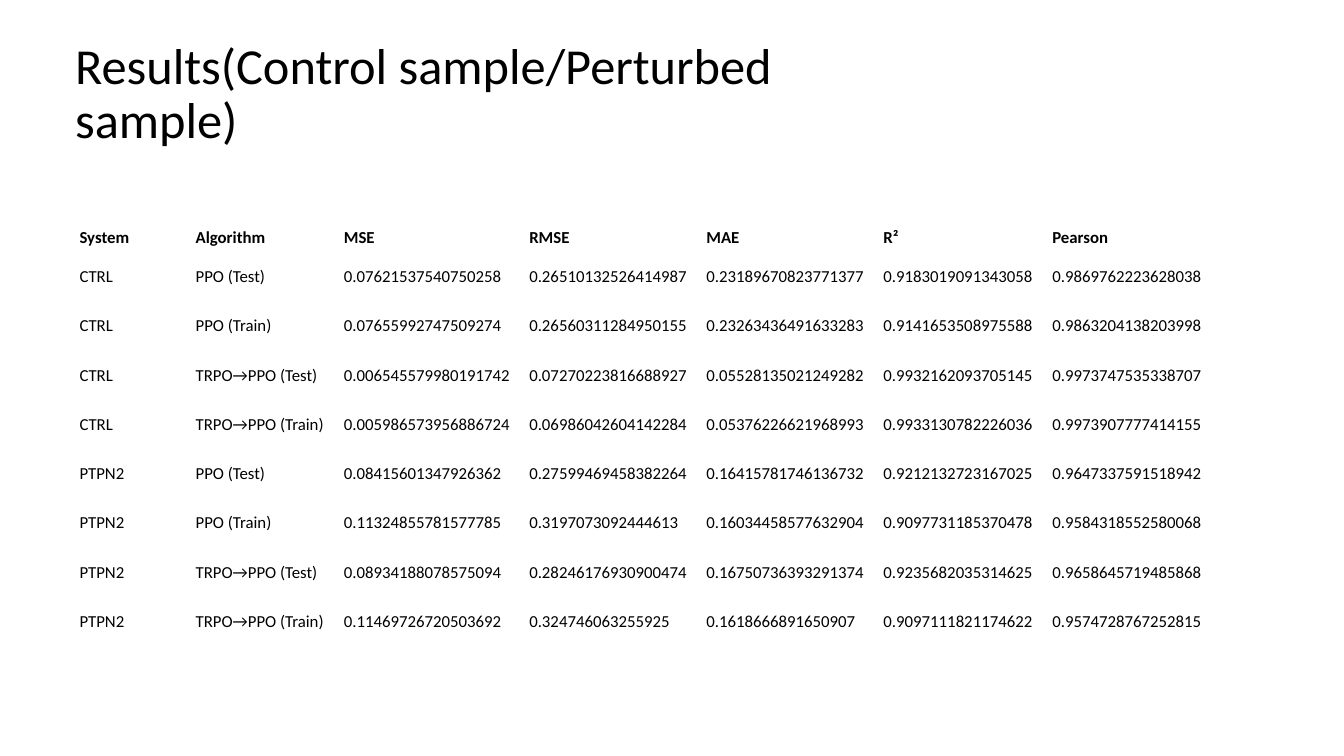
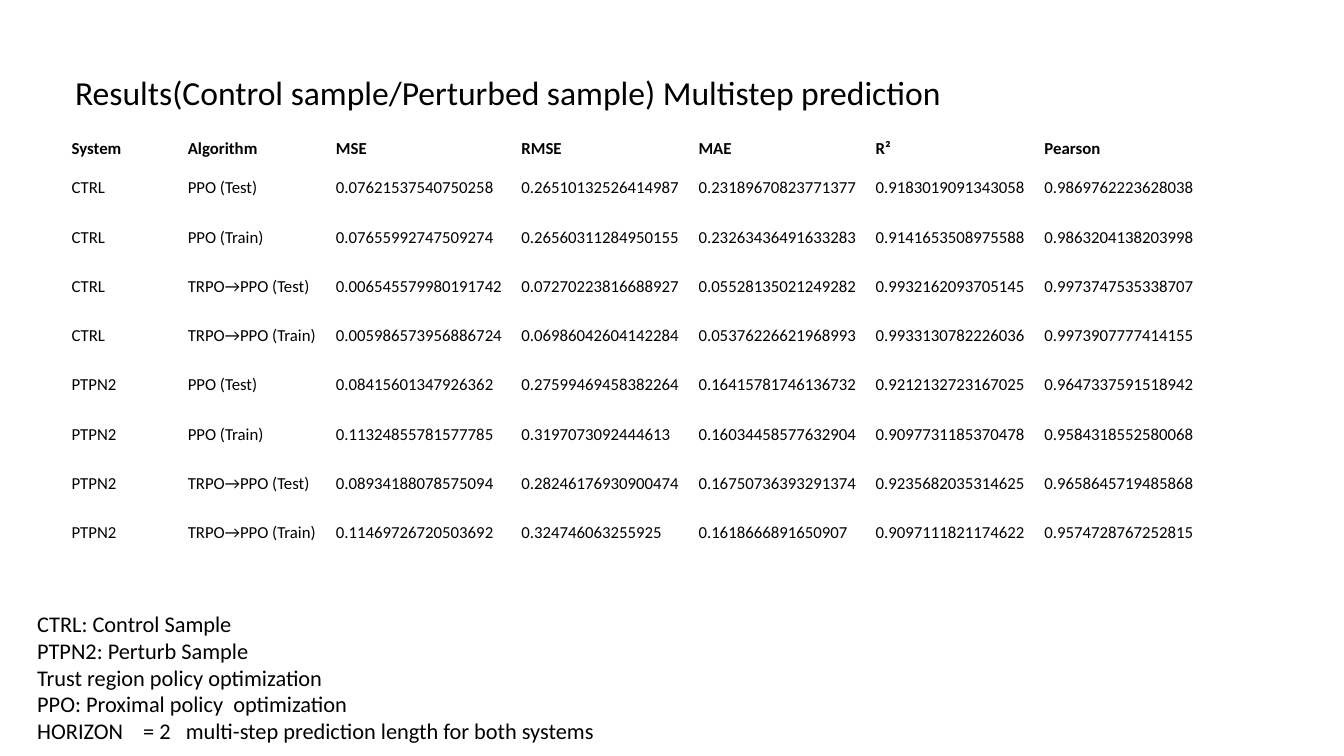
Before and after one commit to boabangf/GNN_RL_gene_trajectory_perturbation, a slide deck: slide 10 of ppt slides for omic codeathon (1).pptx. Drawn at 1344x756 pixels with LibreOffice and Linux fonts; fonts in the diff are those of the drawing. Boxes give left, top, right and bottom in pixels: in the first picture for what was removed or moved away, otherwise in the second. Text is boxed around its words. In the diff, an @@ line names an element or a change of style, - is before the commit and + after.

```diff
--- a/ppt slides for omic codeathon (1).pptx
+++ b/ppt slides for omic codeathon (1).pptx
@@ title at [75,80,940,111]: text changed; size 36 to 24 pt @@
-Results(Control sample/Perturbed sample)
+Results(Control sample/Perturbed sample) Multistep prediction
@@ table: place and size @@
-table at [73,223,1214,646]
+table at [65,134,1206,558]
@@ text added at [37,616,594,743], 16 pt, text #000000 @@
+CTRL: Control Sample
+PTPN2: Perturb Sample
+Trust region policy optimization
+PPO: Proximal policy optimization
+HORIZON = 2 multi-step prediction length for both systems
```
Also in this commit, not shown: 10 other slides changed.
